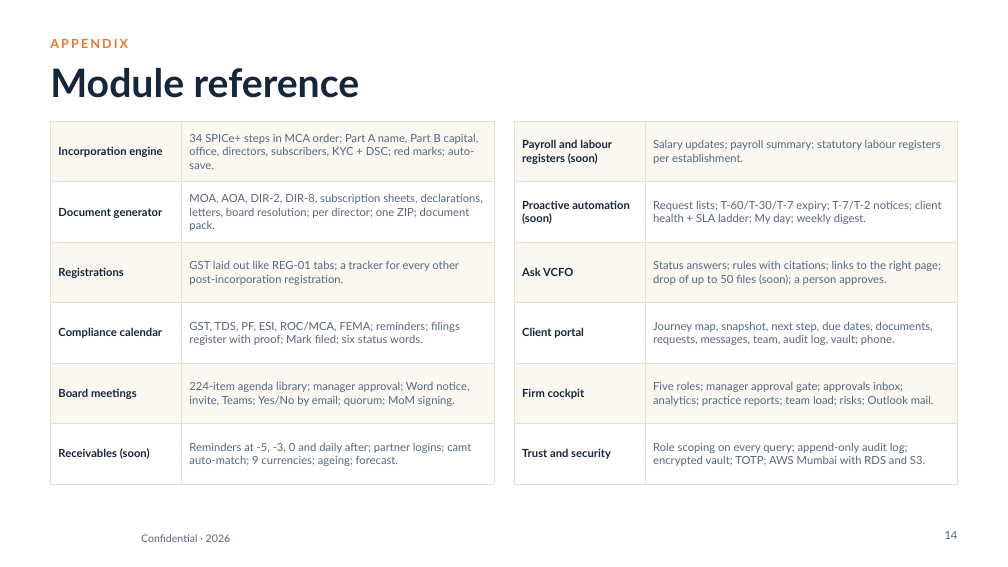
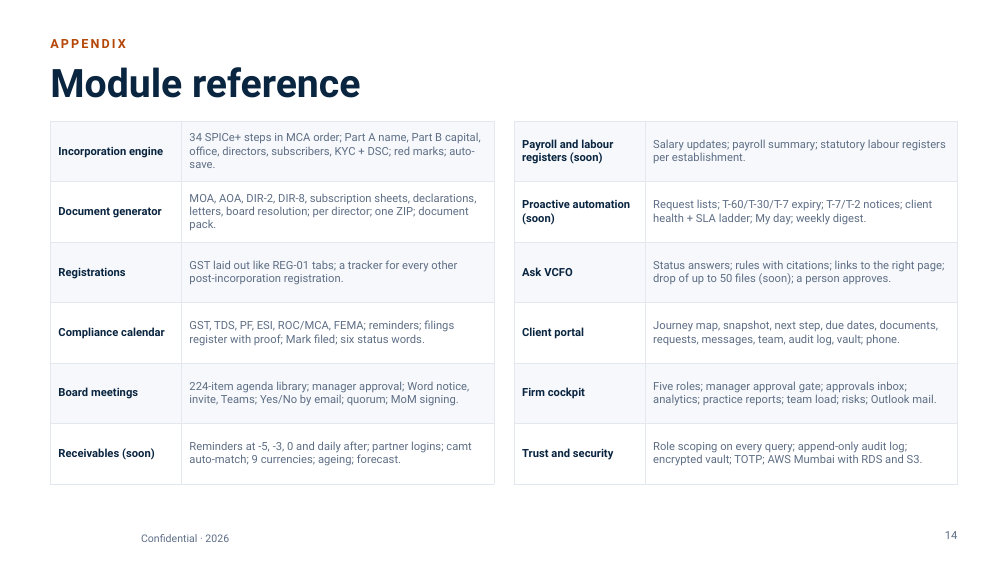
Before and after one commit to abdulfarhath7/vcfo_suite, a slide deck: slide 14 of docs/collateral/vcfo-suite/VCFO_Suite_Corporate_Deck.pptx. Drawn at 1008x567 pixels with LibreOffice and Linux fonts; fonts in the diff are those of the drawing; background and template pictures are left out. Boxes give left, top, right and bottom in pixels: in the first picture for what was removed or moved away, otherwise in the second. Text is boxed around its words. In the diff, an @@ line names an element or a change of style, - is before the commit and + after.

```diff
--- a/docs/collateral/vcfo-suite/VCFO_Suite_Corporate_Deck.pptx
+++ b/docs/collateral/vcfo-suite/VCFO_Suite_Corporate_Deck.pptx
@@ text "APPENDIX" at box(50, 39, 125, 48): font Lato to Roboto, text colour #E9792F to #B54708 @@
@@ title "Module reference" at box(50, 67, 360, 98): font Lato to Roboto, text colour #15263B to #0A2540 @@
@@ table at box(50, 121, 494, 470) @@
@@ fill #FBF7F1 to #F6F8FB in 6 cells @@
@@ font Lato to Roboto @@
@@ text colour #15263B to #0A2540 in "Incorporation engine", "Document generator", "Registrations", "Compliance calendar" and 2 more places @@
@@ text colour #56677C to #5E6E85 in "34 SPICe+ steps in MCA order; Part ...", "MOA, AOA, DIR-2, DIR-8, subscription sheets, declarations, ...", "GST laid out like REG-01 tabs; a ...", "GST, TDS, PF, ESI, ROC/MCA, FEMA; reminders; ..." and 2 more places @@
@@ borders changed @@
@@ table at box(514, 121, 958, 470) @@
@@ fill #FBF7F1 to #F6F8FB in 6 cells @@
@@ font Lato to Roboto @@
@@ text colour #15263B to #0A2540 in "Payroll and labour registers (soon)", "Proactive automation (soon)", "Ask VCFO", "Client portal" and 2 more places @@
@@ text colour #56677C to #5E6E85 in "Salary updates; payroll summary; statutory labour registers ...", "Request lists; T-60/T-30/T-7 expiry; T-7/T-2 notices; client ...", "Status answers; rules with citations; links to ...", "Journey map, snapshot, next step, due dates, ..." and 2 more places @@
@@ borders changed @@
@@ text "Confidential · 2026" at box(141, 534, 229, 542): font Lato to Roboto, text colour #56677C to #5E6E85 @@
@@ page number at box(945, 531, 958, 539): font Lato to Roboto, text colour #56677C to #5E6E85 @@
```
Also in this commit, not shown: 13 other slides changed, 13 other files.
